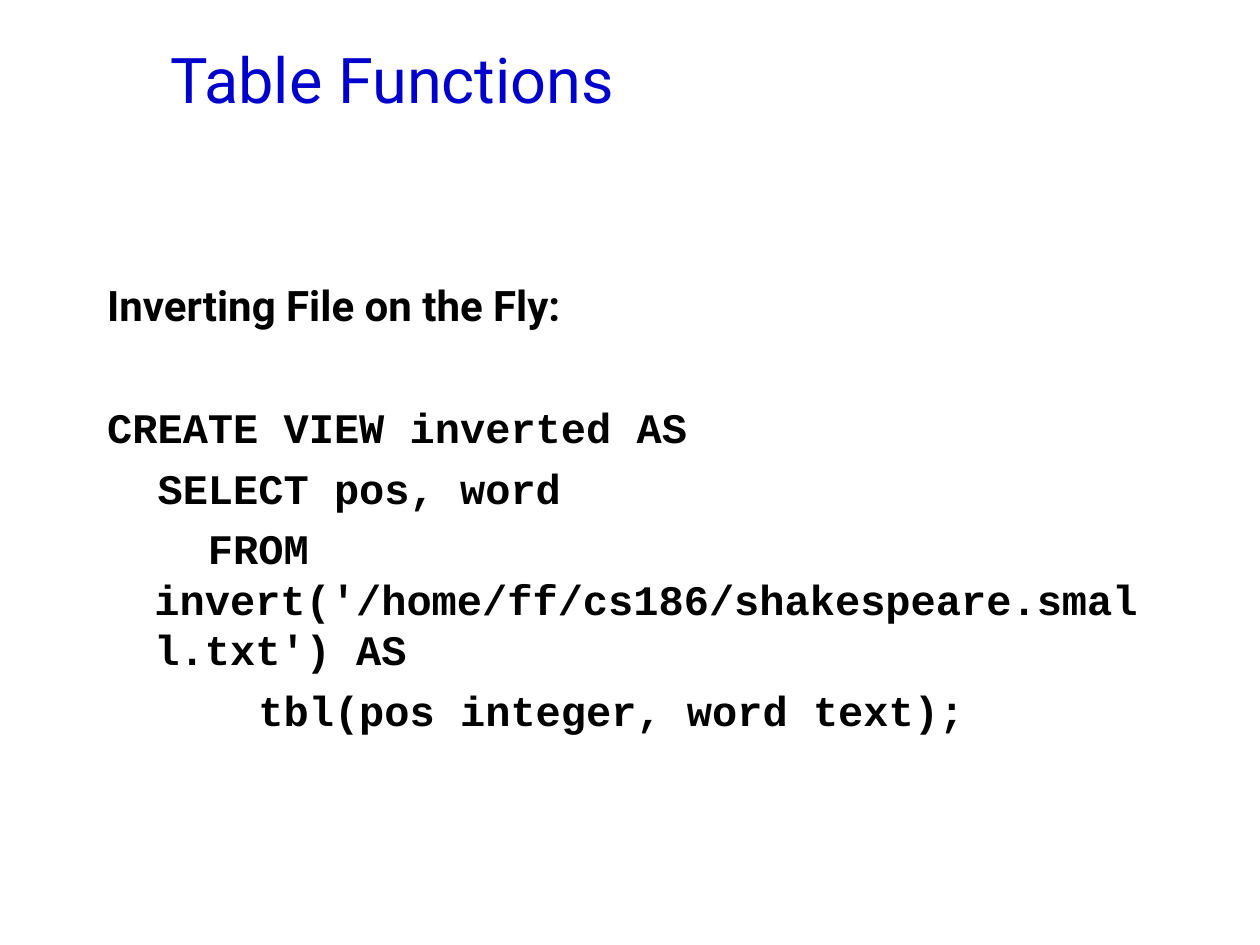
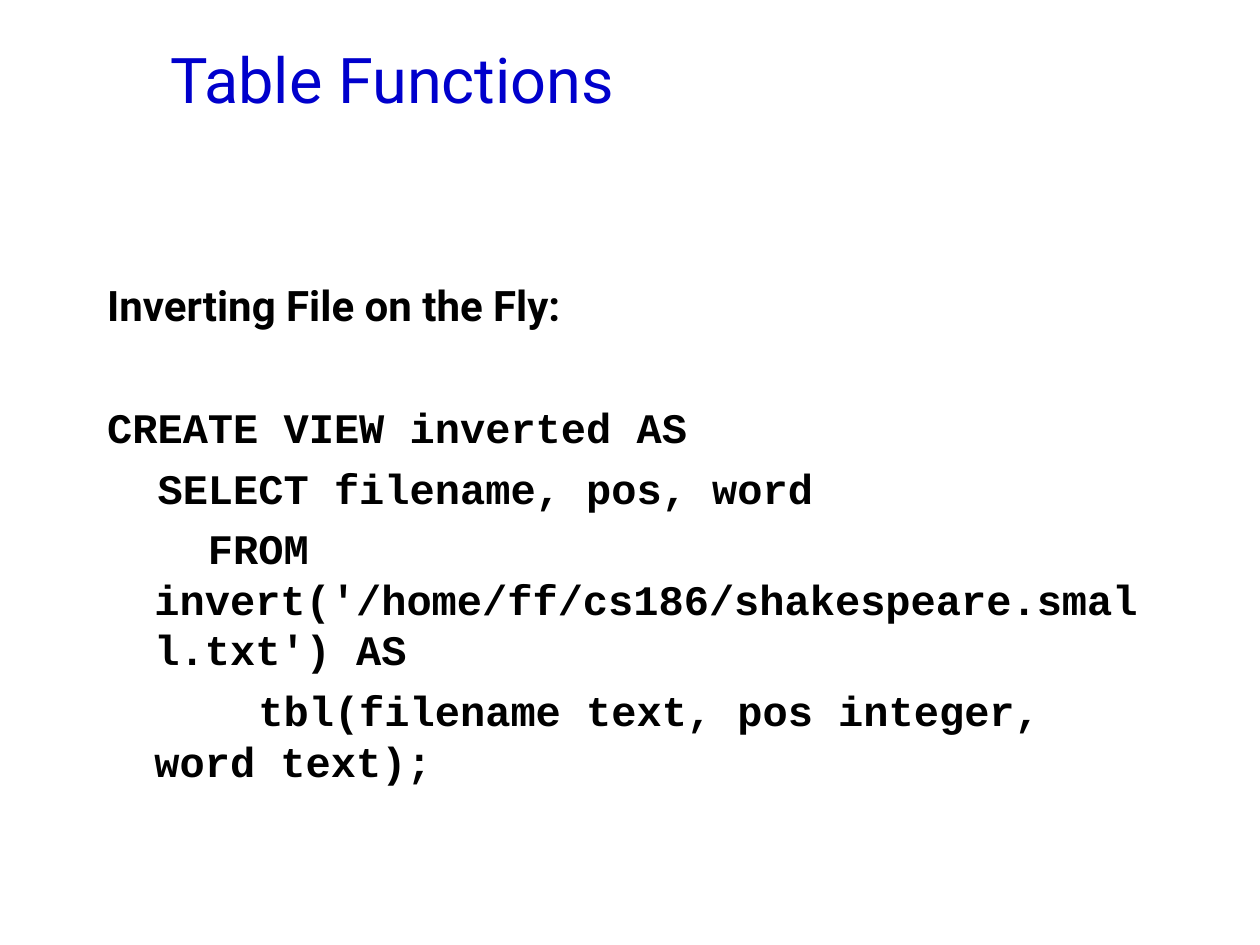
Before and after one commit to jhellerstein/cs186-09, a slide deck: slide 15 of lecs/15.SQLMR.ppt. Drawn at 1260x945 pixels with LibreOffice and Linux fonts; fonts in the diff are those of the drawing; background and template pictures are left out. Boxes give left, top, right and bottom in pixels: in the first picture for what was removed or moved away, otherwise in the second. Text is boxed around its words. In the diff, an @@ line names an element or a change of style, - is before the commit and + after.

```diff
--- a/lecs/15.SQLMR.ppt
+++ b/lecs/15.SQLMR.ppt
@@ text at box(158, 473, 813, 513): text changed @@
-SELECT pos, word
+SELECT filename, pos, word
@@ text at box(154, 696, 1040, 786): text changed @@
-tbl(pos integer, word text);
+tbl(filename text, pos integer, word text);
```
Also in this commit, not shown: 1 other slide changed, 3 other files.
